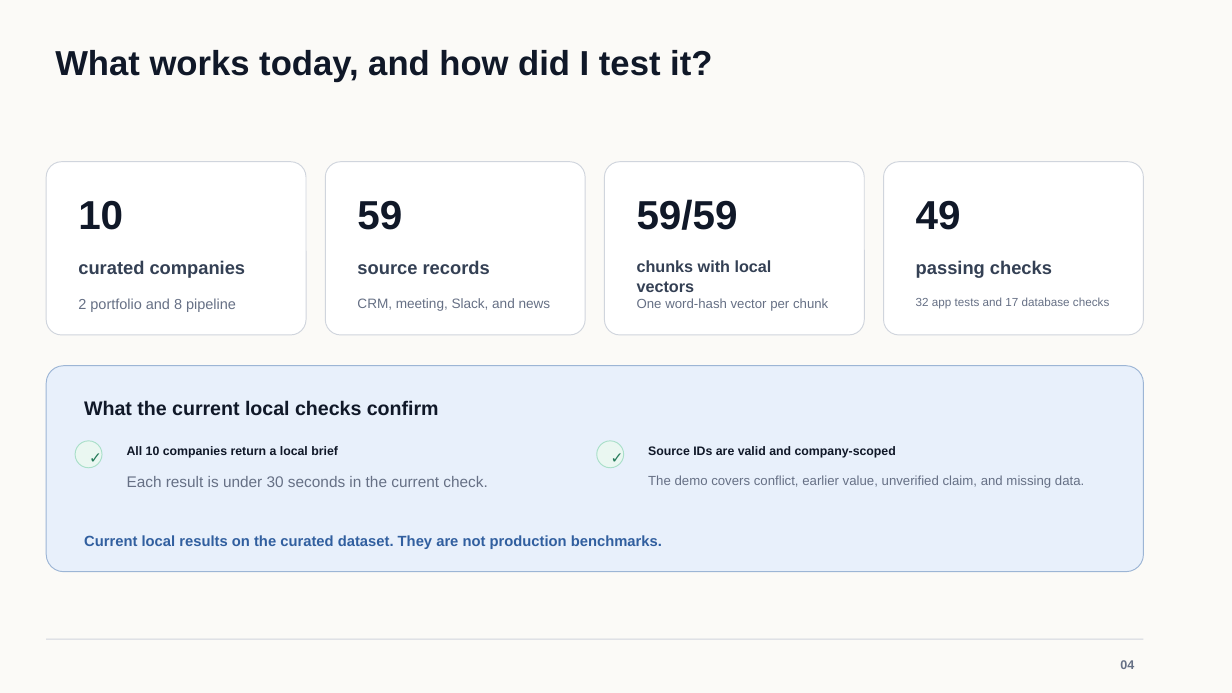
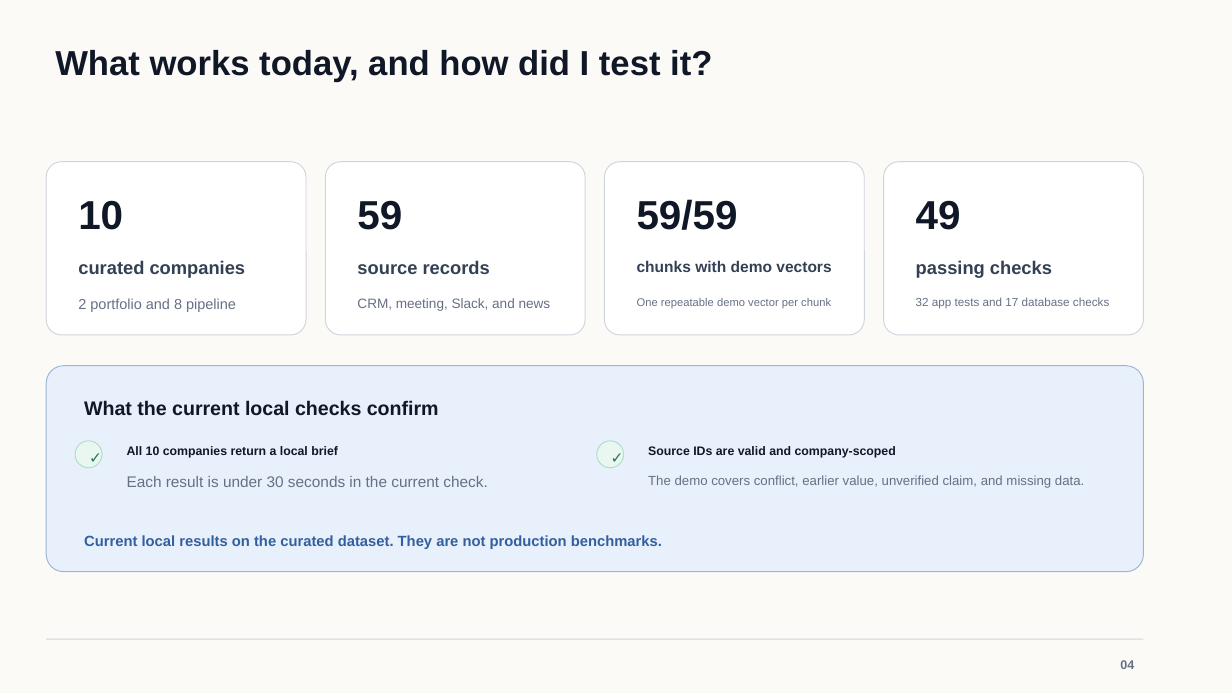
Before and after one commit to osuthorpe/LENS-POC, a slide deck: slide 4 of docs/AVIC-Portfolio-Intelligence-Brief.pptx. Drawn at 1232x693 pixels with LibreOffice and Linux fonts; fonts in the diff are those of the drawing. Boxes give left, top, right and bottom in pixels: in the first picture for what was removed or moved away, otherwise in the second. Text is boxed around its words. In the diff, an @@ line names an element or a change of style, - is before the commit and + after.

```diff
--- a/docs/AVIC-Portfolio-Intelligence-Brief.pptx
+++ b/docs/AVIC-Portfolio-Intelligence-Brief.pptx
@@ text at (x1=637, y1=260, x2=831, y2=272): text changed; size 12.5 to 12.1 pt @@
-chunks with local vectors
+chunks with demo vectors
@@ text at (x1=637, y1=298, x2=831, y2=308): text changed; size 10.3 to 8.7 pt @@
-One word-hash vector per chunk
+One repeatable demo vector per chunk
```
Also in this commit, not shown: 9 other slides changed, 1 slide added.
